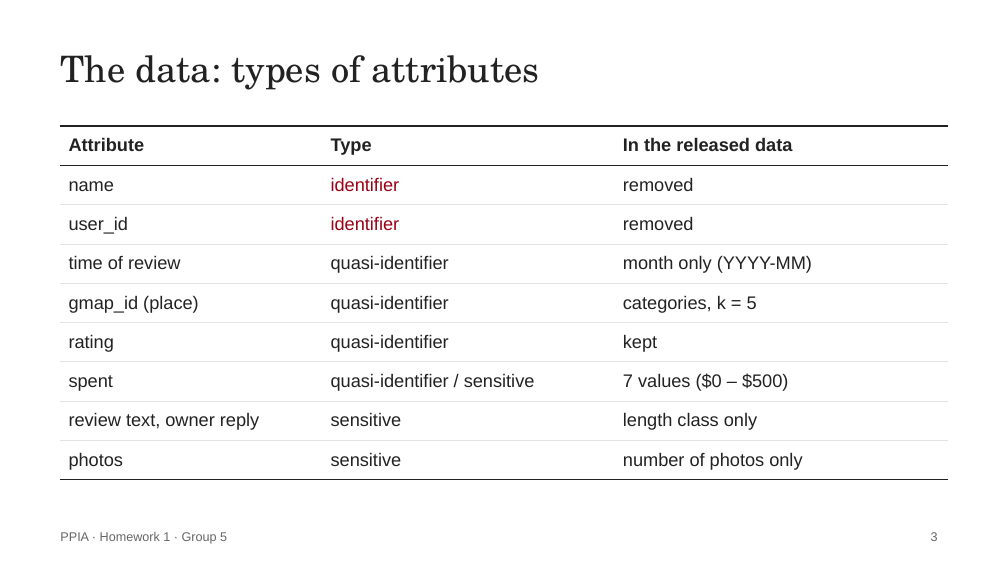
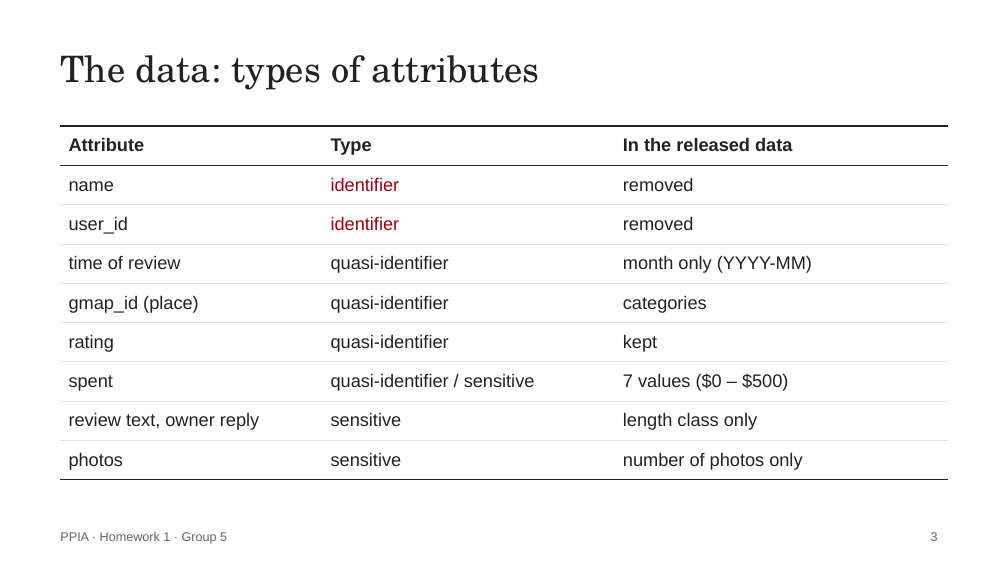
Before and after one commit to IvanRadovanovic113/PPIA_HW1, a slide deck: slide 3 of paper_and_presentation/PPIA_HW1_presentation_v1.pptx. Drawn at 1008x567 pixels with LibreOffice and Linux fonts; fonts in the diff are those of the drawing. Boxes give left, top, right and bottom in pixels: in the first picture for what was removed or moved away, otherwise in the second. Text is boxed around its words. In the diff, an @@ line names an element or a change of style, - is before the commit and + after.

```diff
--- a/paper_and_presentation/PPIA_HW1_presentation_v1.pptx
+++ b/paper_and_presentation/PPIA_HW1_presentation_v1.pptx
@@ table at (60, 126, 948, 480) @@
-row 5, column 3: categories, k = 5
+row 5, column 3: categories
@@ borders changed @@
```
Also in this commit, not shown: 4 other slides changed, 1 other file.
